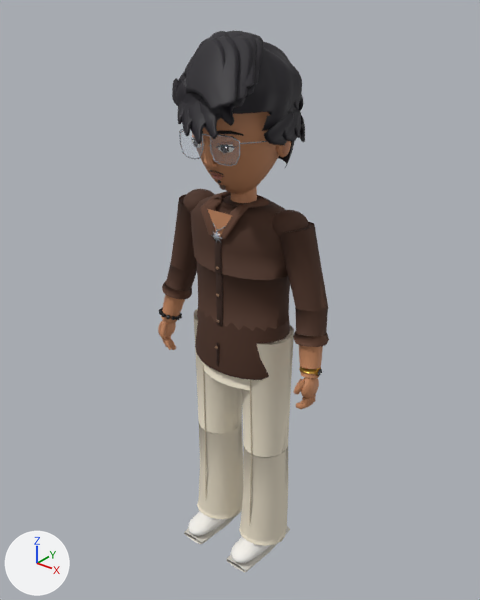
An edit to the glTF model client/public/models/avatar.glb, drawn before and after from the same camera.
One viewpoint serves both versions: a camera (50 mm lens) standing at (1.153, -1.455, 1.837) and looking at (-0.018, 0.008, 0.929). Arrows for +X, +Y and +Z are at lower left; the lights stay in place. The picture after the commit comes second.

Names of what the first picture shows: 'AV_chest_Body', 'AV_forearm_L_Body', 'AV_forearm_R_Body', 'AV_head_Body', 'AV_hips_Body', 'AV_shin_L_Body', 'AV_shin_R_Body', 'AV_spine_Body', 'AV_thigh_L_Body', 'AV_thigh_R_Body', 'AV_upper_arm_L_Body', 'AV_upper_arm_R_Body' and 9 more.
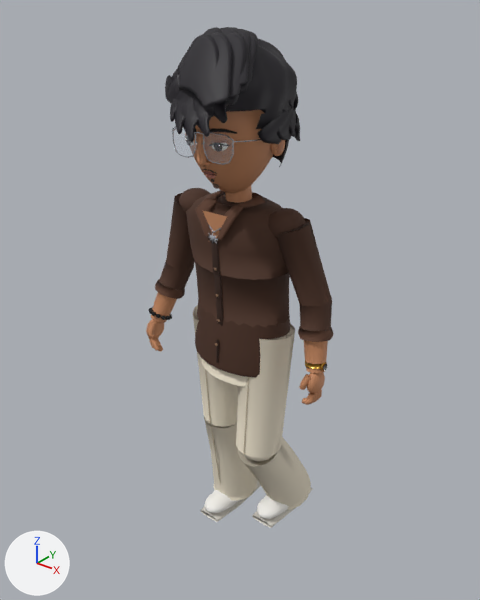
Not drawn themselves, but carrying or shaping drawn objects: ob_root, ob_hips, ob_spine, ob_chest, ob_head, ob_upper_arm_l, ob_forearm_l, ob_upper_arm_r, ob_forearm_r, ob_thigh_l, ob_shin_l, ob_foot_l, ob_thigh_r, ob_shin_r, ob_foot_r.

Changed parts and their boxes (x1, y1, x2, y2) in the pictures (480 x 600 px):
'AV_head_Body', moved, turned
    before: (172, 30, 305, 194)
    after: (165, 27, 300, 193)
'AV_chest_Body', moved, turned
    before: (191, 191, 288, 280)
    after: (186, 190, 288, 280)
'AV_thigh_L_Body', moved, turned
    before: (242, 325, 294, 457)
    after: (236, 324, 295, 461)
'AV_shin_L_Body', moved, turned
    before: (239, 447, 288, 546)
    after: (238, 437, 311, 510)
'AV_spine_Body', moved, turned
    before: (196, 261, 290, 331)
    after: (195, 262, 290, 327)
'AV_hips_Body', moved, turned
    before: (195, 306, 290, 390)
    after: (195, 301, 290, 387)
'AV_shin_R_Body', moved, turned
    before: (197, 419, 243, 519)
    after: (204, 417, 257, 501)
'AV_upper_arm_L_Body', moved, turned
    before: (272, 210, 328, 310)
    after: (268, 208, 331, 306)
'AV_thigh_R_Body', moved, turned
    before: (194, 309, 242, 434)
    after: (193, 305, 238, 427)
'AV_forearm_L_Body', moved, turned
    before: (293, 302, 329, 378)
    after: (298, 297, 334, 373)
'AV_upper_arm_R_Body', moved, turned
    before: (171, 189, 215, 271)
    after: (166, 188, 210, 271)
'AV_forearm_R_Body', moved, turned
    before: (158, 262, 197, 323)
    after: (149, 262, 194, 323)
'AV_foot_L_Body', moved, turned
    before: (226, 526, 290, 572)
    after: (252, 487, 313, 528)
'AV_foot_R_Body', moved, turned
    before: (184, 509, 242, 544)
    after: (200, 481, 261, 522)
'AV_glasses_LensNoOutline', moved, turned
    before: (180, 130, 239, 165)
    after: (173, 128, 233, 163)
'AV_hand_L_Body', moved, turned
    before: (293, 377, 319, 409)
    after: (299, 372, 325, 405)
'AV_hand_R_Body', moved, turned
    before: (158, 320, 176, 347)
    after: (146, 319, 164, 348)
'AV_glasses_Frames', moved, turned
    before: (179, 128, 285, 166)
    after: (172, 126, 279, 165)
'AV_neck_Body', moved, turned
    before: (231, 186, 257, 203)
    after: (225, 185, 252, 203)
'AV_index_R_Body', moved, turned
    before: (162, 338, 173, 350)
    after: (149, 337, 160, 351)
'AV_pendant_Star', moved, turned
    before: (211, 229, 222, 243)
    after: (207, 231, 219, 244)
'AV_middle_R_Body', moved, turned
    before: (168, 337, 176, 350)
    after: (156, 338, 163, 351)

What the commit changed:
Object 'root' (ob_root) moves from (0.0, 0.0, -0.0000109) to (0.0, 0.0, 0.0104).
Object 'hips' (ob_hips) turns from (0, 0, 0) to (0, 0.9, 0) degrees about x, y and z.
Object 'spine' (ob_spine) turns from (0, 0, 0) to (4, -0.5, 0) degrees about x, y and z.
Object 'chest' (ob_chest) turns from (0, 0, 0) to (0, -0.7, 0) degrees about x, y and z.
Object 'head' (ob_head) turns from (1.3, 0, 0) to (-3, 0.7, 0) degrees about x, y and z.
Object 'upper_arm.L' (ob_upper_arm_l) turns from (0, -3, 0) to (3.8, -4, 0) degrees about x, y and z.
Object 'forearm.L' (ob_forearm_l) turns from (-9, 0, 0) to (-16, 0, 0) degrees about x, y and z.
Object 'upper_arm.R' (ob_upper_arm_r) turns from (0, 3, 0) to (-3.8, 4, 0) degrees about x, y and z.
Object 'forearm.R' (ob_forearm_r) turns from (-9, 0, 0) to (-17, 0, 0) degrees about x, y and z.
Object 'thigh.L' (ob_thigh_l) turns from (0, 0, 0) to (-5.1, 0, 0) degrees about x, y and z.
Object 'shin.L' (ob_shin_l) turns from (0, 0, 0) to (38, 0, 0) degrees about x, y and z.
Object 'foot.L' (ob_foot_l) turns from (0, 0, 0) to (-32, 0, 0) degrees about x, y and z.
Object 'thigh.R' (ob_thigh_r) turns from (0, 0, 0) to (5.1, 0, 0) degrees about x, y and z.
Object 'shin.R' (ob_shin_r) turns from (0, 0, 0) to (6, 0, 0) degrees about x, y and z.
Object 'foot.R' (ob_foot_r) turns from (0, 0, 0) to (-11, 0, 0) degrees about x, y and z.
